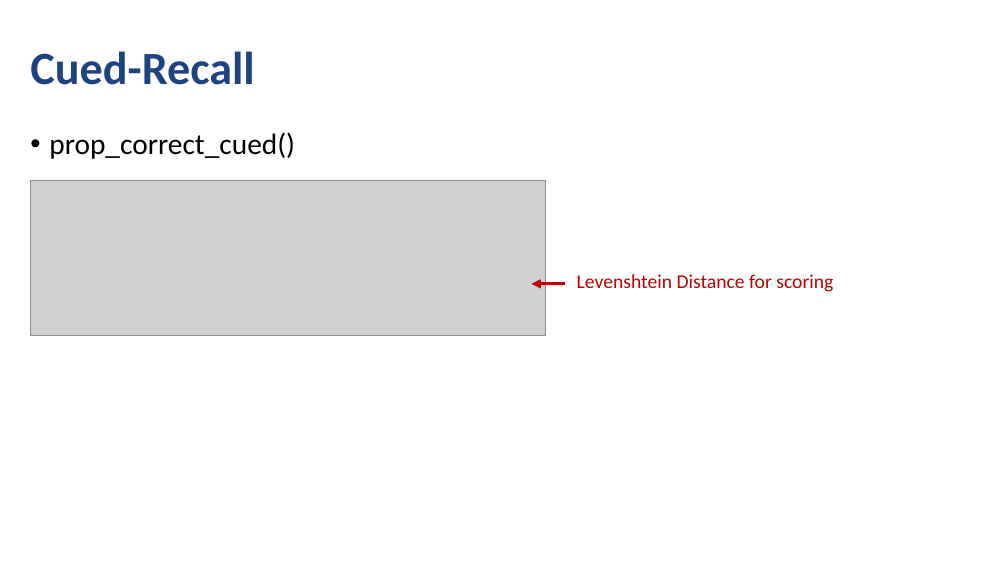
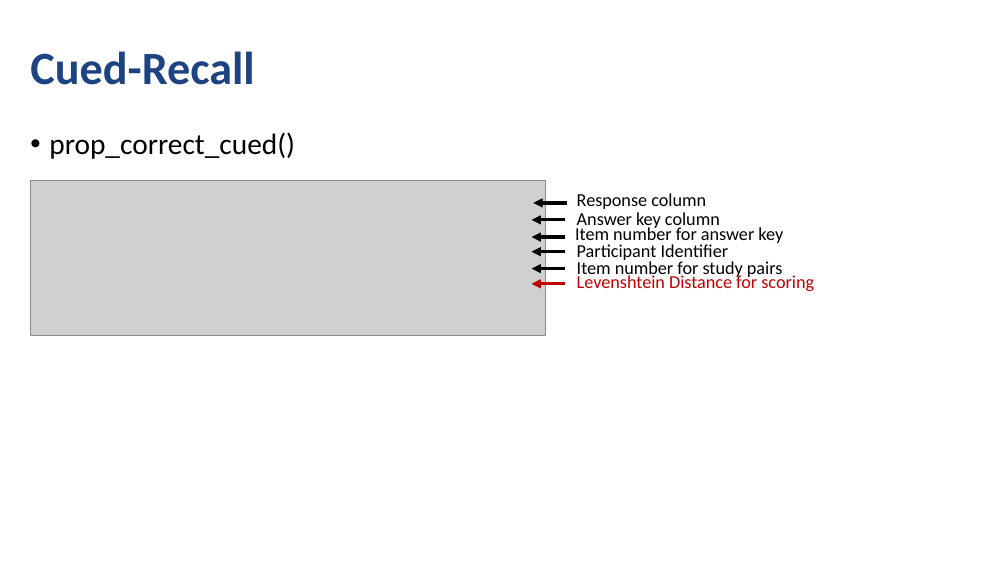
Before and after one commit to npm27/lrd-analysis, a slide deck: slide 9 of Presentations/SCiP 2020.pptx. Drawn at 1008x567 pixels with LibreOffice and Linux fonts; fonts in the diff are those of the drawing; grey boxes stand for pictures. Boxes give left, top, right and bottom in pixels: in the first picture for what was removed or moved away, otherwise in the second. Text is boxed around its words. In the diff, an @@ line names an element or a change of style, - is before the commit and + after.

```diff
--- a/Presentations/SCiP 2020.pptx
+++ b/Presentations/SCiP 2020.pptx
@@ arrow added from (566, 203) to (533, 203), #000000 2.25 pt @@
@@ text added at bbox=[577, 193, 706, 209], 13 pt, text #000000 @@
+Response column
@@ arrow added from (565, 220) to (531, 220), #000000 2.25 pt @@
@@ arrow added from (565, 237) to (531, 237), #000000 2.25 pt @@
@@ text added at bbox=[575, 225, 783, 245], 13 pt, text #000000 @@
+Item number for answer key
@@ text added at bbox=[577, 212, 720, 230], 13 pt, text #000000 @@
+Answer key column
@@ arrow added from (565, 252) to (531, 252), #000000 2.25 pt @@
@@ arrow added from (565, 269) to (531, 269), #000000 2.25 pt @@
@@ text "Levenshtein Distance for scoring" at bbox=[577, 273, 814, 291]: size 14 to 13 pt @@
@@ text added at bbox=[577, 244, 729, 262], 13 pt, text #000000 @@
+Participant Identifier
@@ text added at bbox=[577, 259, 783, 279], 13 pt, text #000000 @@
+Item number for study pairs
```
Also in this commit, not shown: 9 other slides changed.
